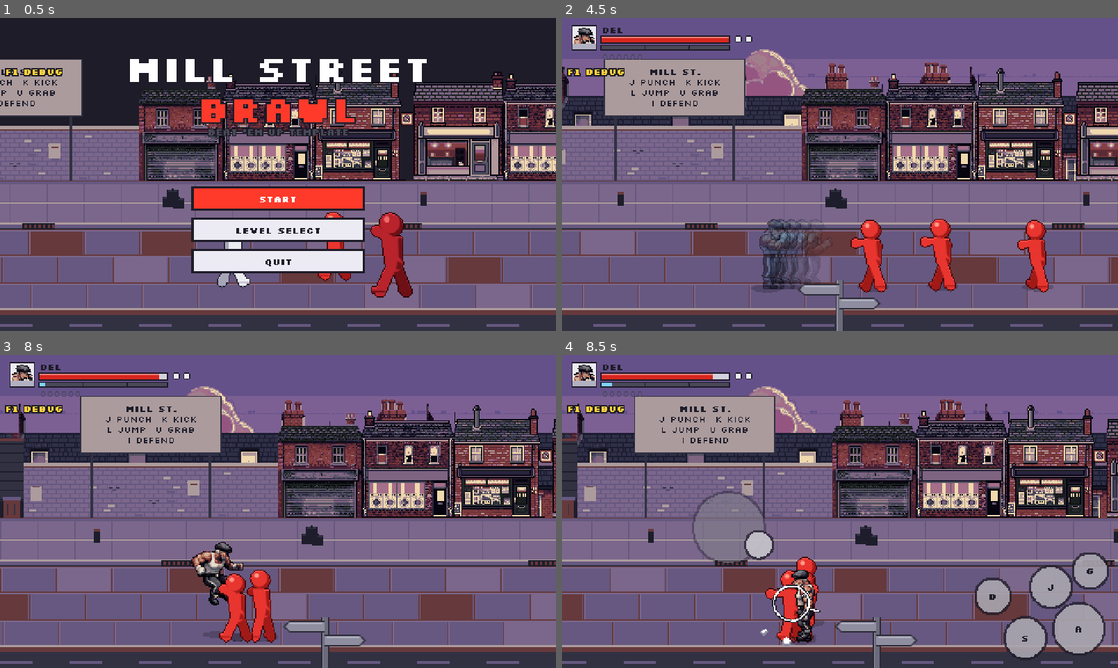
Above: before the commit, frames 1-4 (two rows, left to right).
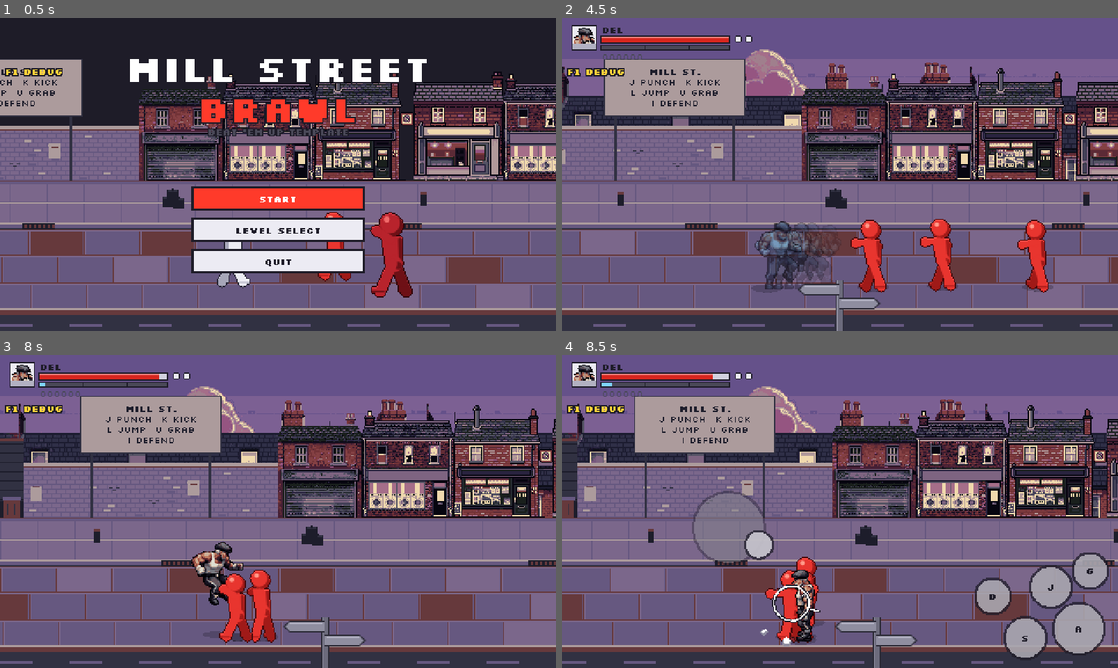
Above: after the commit, the same moments.

Repository: Ulisses85/mill_street
Game: Godot game, scene res://scenes/ui/main_menu.tscn
The game is run twice, just before and just after one commit, with the same random seed, the same clock (stepped at 60 frames per second) and the same inputs.
Inputs (mouse positions are in pixels of both pictures, inside the frame that each line leads up to):
- Up to frame 1 (0.5 s): no input
- Up to frame 2 (4.5 s): click "START" at 0.5 s; tap Enter (ui_accept) at 1.25 s; move the mouse to (962, 158) at 1.27 s; hold D (move_right) 1.28-2 s; hold K (kick) 1.28-2 s; tap U (grab) at 1.35 s; click (962, 158) at 1.42 s; tap L (jump) at 1.52 s; drag from (728, 190) to (812, 237) at 2.02 s; move the mouse to (895, 105) at 2.77 s; hold D (move_right) 2.78-3.5 s; tap J (punch) at 2.85 s; tap T (taunt) at 3.05 s; drag from (812, 237) to (673, 127) at 3.52 s; move the mouse to (1006, 221) at 4.27 s; hold A (move_left) from 4.28 s (still down); hold I (defend) from 4.28 s (still down)
- Up to frame 3 (8 s): tap L (jump) at 4.52, 7.52 s; tap K (kick) at 4.55 s; release A (move_left) at 5 s; release I (defend) at 5 s; drag from (111, 464) to (194, 433) at 5.02 s; move the mouse to (305, 511) at 5.77 s; hold S (move_down) 5.78-6.5 s; hold K (kick) 5.78-6.5 s; click (305, 511) at 5.92 s; tap T (taunt) at 6.05, 7.35 s; drag from (194, 433) to (166, 527) at 6.52 s; move the mouse to (400, 495) at 7.27 s; hold W (move_up) from 7.28 s (still down); hold K (kick) from 7.28 s (still down)
- Up to frame 4 (8.5 s): release W (move_up) at 8 s; release K (kick) at 8 s; drag from (728, 527) to (812, 574) at 8.02 s

Frame 1 is identical in both runs. In frame 2, 1.4% of the frame differs, in the area x 3-50%, y 5-87%; in frame 3, less than 0.1%; in frame 4, less than 0.1%.

Commit message:
Del: brawler moves - special, dodge, dash attack, slam, taunt, run
PixelLab animations from his guard pose (idle frame 7) as the start
frame, 12 generations. Combat 2.0's player.gd and make_player.py
already use these names when a sheet has them:
- special: turns to face the viewer, then a full-extension strike
  (frames 1-8, hits 0.25-0.40 s)
- dodge: a quick hop, frames 2-5 (12 ticks; the dodge lasts 13). The
  game moves him back and adds afterimages.
- dash_attack: low shoulder lean (frames 1-8, hits 0.10-0.25 s)
- slam: reach, grab, yank in (frames 1-6). Frames 7-8 were a forward
  punch, not a throw, so they're dropped; the game throws the enemy
  behind him.
- taunt: a "come on" flick of the lead hand, 40 ticks
- run: a stronger forward lean than raw/run_guard (kept for reference)

Also carries over the unmerged hero/del-moves commit (lead jab, jump,
knockdown/getup, overhead swing, align: canvas).

tests/feel.tscn shows run, dash attack, special, dodge and taunt in
game. Its 4-hit combo never gets past punch_1 (the same on main), so
the over-the-shoulder slam isn't reached there.

Co-Authored-By: Claude Opus 5.5 <noreply@anthropic.com>

Diff:
--- a/art/characters/del/character.json
+++ b/art/characters/del/character.json
@@ -135,7 +135,7 @@
       "source": "raw/run_loop",
       "fps": 14,
       "loop": true,
-      "note": "raw/run_guard frames 1-8 (guard start frame)"
+      "note": "raw/run_lean frames 1-8: stronger forward lean than raw/run_guard (kept for reference)"
     },
     "jump": {
       "source": "raw/jump_air",
@@ -172,6 +172,45 @@
         3
       ],
       "note": "raw/swing_overhead frames 4,5,6,6,7,8: downswing lands at 0.10 s to fit bat/pipe hit windows (0.10-0.17 s)"
+    },
+    "special": {
+      "source": "raw/special_slot",
+      "fps": 18,
+      "active": [
+        5,
+        7
+      ],
+      "note": "raw/special frames 1-8: turns to face the viewer, then a full-extension strike forward"
+    },
+    "dodge": {
+      "source": "raw/dodge_slot",
+      "fps": 20,
+      "loop": false,
+      "note": "raw/dodge frames 2-5 (12 ticks; the dodge lasts 13). The game moves him back and adds afterimages"
+    },
+    "dash_attack": {
+      "source": "raw/dash_slot",
+      "fps": 20,
+      "active": [
+        2,
+        4
+      ],
+      "note": "raw/dash_attack frames 1-8: low shoulder lean, straightens up"
+    },
+    "slam": {
+      "source": "raw/slam_slot",
+      "fps": 16,
+      "active": [
+        4,
+        5
+      ],
+      "note": "raw/slam frames 1-6: reach, grab, yank in. Frames 7-8 were a forward punch, not a throw, so they're dropped"
+    },
+    "taunt": {
+      "source": "raw/taunt_slot",
+      "fps": 12,
+      "loop": false,
+      "note": "raw/taunt frames 1-8 (40 ticks)"
     }
   }
 }
--- a/art/characters/del/import_report.json
+++ b/art/characters/del/import_report.json
@@ -26,7 +26,12 @@
   "pickup",
   "walk",
   "punch",
-  "block"
+  "block",
+  "special",
+  "dodge",
+  "dash_attack",
+  "slam",
+  "taunt"
  ],
  "synthesized": [
   "jump_punch: held active frame of punch",
@@ -51,6 +56,9 @@
   "kick_2": 0.35,
   "swing": 0.3,
   "toss": 0.35,
-  "punch": 0.35
+  "punch": 0.35,
+  "special": 0.4,
+  "dash_attack": 0.4,
+  "slam": 0.4
  }
 }
--- a/assets/characters/del/sheet.json
+++ b/assets/characters/del/sheet.json
@@ -46,36 +46,36 @@
    "loop": true,
    "hand": [
     [
-     25,
-     -44
-    ],
-    [
-     23,
-     -43
+     26,
+     -44
     ],
     [
      21,
-     -42
-    ],
-    [
-     17,
+     -40
+    ],
+    [
+     21,
+     -38
+    ],
+    [
+     22,
+     -39
+    ],
+    [
+     18,
+     -39
+    ],
+    [
+     12,
+     -42
+    ],
+    [
+     12,
      -44
     ],
     [
      13,
-     -44
-    ],
-    [
-     13,
-     -42
-    ],
-    [
-     16,
-     -42
-    ],
-    [
-     17,
-     -42
+     -41
     ]
    ],
    "weapon_angle": [
@@ -860,6 +860,238 @@
     -1.1,
     -1.1
    ]
+  },
+  "special": {
+   "row": 26,
+   "frames": 8,
+   "ticks_per_frame": 3,
+   "loop": false,
+   "hand": [
+    [
+     23,
+     -44
+    ],
+    [
+     23,
+     -43
+    ],
+    [
+     23,
+     -39
+    ],
+    [
+     23,
+     -34
+    ],
+    [
+     24,
+     -32
+    ],
+    [
+     39,
+     -42
+    ],
+    [
+     39,
+     -42
+    ],
+    [
+     39,
+     -42
+    ]
+   ],
+   "weapon_angle": [
+    -1.1,
+    -1.1,
+    -1.1,
+    -1.1,
+    -1.1,
+    -1.1,
+    -1.1,
+    -1.1
+   ],
+   "active_frames": [
+    5,
+    7
+   ]
+  },
+  "dodge": {
+   "row": 27,
+   "frames": 4,
+   "ticks_per_frame": 3,
+   "loop": false,
+   "hand": [
+    [
+     23,
+     -40
+    ],
+    [
+     28,
+     -32
+    ],
+    [
+     23,
+     -28
+    ],
+    [
+     24,
+     -34
+    ]
+   ],
+   "weapon_angle": [
+    -1.1,
+    -1.1,
+    -1.1,
+    -1.1
+   ]
+  },
+  "dash_attack": {
+   "row": 28,
+   "frames": 8,
+   "ticks_per_frame": 3,
+   "loop": false,
+   "hand": [
+    [
+     22,
+     -45
+    ],
+    [
+     23,
+     -44
+    ],
+    [
+     24,
+     -44
+    ],
+    [
+     24,
+     -44
+    ],
+    [
+     25,
+     -45
+    ],
+    [
+     23,
+     -44
+    ],
+    [
+     20,
+     -31
+    ],
+    [
+     21,
+     -35
+    ]
+   ],
+   "weapon_angle": [
+    -1.1,
+    -1.1,
+    -1.1,
+    -1.1,
+    -1.1,
+    -1.1,
+    -1.1,
+    -1.1
+   ],
+   "active_frames": [
+    2,
+    4
+   ]
+  },
+  "slam": {
+   "row": 29,
+   "frames": 6,
+   "ticks_per_frame": 4,
+   "loop": false,
+   "hand": [
+    [
+     28,
+     -42
+    ],
+    [
+     30,
+     -35
+    ],
+    [
+     26,
+     -30
+    ],
+    [
+     23,
+     -27
+    ],
+    [
+     17,
+     -38
+    ],
+    [
+     17,
+     -40
+    ]
+   ],
+   "weapon_angle": [
+    -2.5,
+    -2.5,
+    -2.5,
+    -2.5,
+    0.05,
+    0.05
+   ],
+   "active_frames": [
+    4,
+    5
+   ]
+  },
+  "taunt": {
+   "row": 30,
+   "frames": 8,
+   "ticks_per_frame": 5,
+   "loop": false,
+   "hand": [
+    [
+     29,
+     -44
+    ],
+    [
+     31,
+     -41
+    ],
+    [
+     31,
+     -41
+    ],
+    [
+     31,
+     -42
+    ],
+    [
+     33,
+     -38
+    ],
+    [
+     32,
+     -34
+    ],
+    [
+     23,
+     -36
+    ],
+    [
+     21,
+     -37
+    ]
+   ],
+   "weapon_angle": [
+    -1.1,
+    -1.1,
+    -1.1,
+    -1.1,
+    -1.1,
+    -1.1,
+    -1.1,
+    -1.1
+   ]
   }
  },
  "source": "tools/art/import_character.py"
--- a/resources/attacks/del_dash.tres
+++ b/resources/attacks/del_dash.tres
@@ -5,7 +5,7 @@
 [resource]
 script = ExtResource("1")
 attack_name = "Dash Attack"
-animation = &"kick_2"
+animation = &"dash_attack"
 damage = 10
 knockdown = true
 bowls = true
@@ -14,6 +14,6 @@
 forward_step = 170.0
 hitstop_frames = 3
 screen_shake = 5.0
-duration = 0.35
-active_from = 0.15
-active_to = 0.3
+duration = 0.4
+active_from = 0.1
+active_to = 0.25
--- a/resources/attacks/del_slam.tres
+++ b/resources/attacks/del_slam.tres
@@ -5,13 +5,13 @@
 [resource]
 script = ExtResource("1")
 attack_name = "Over-the-Shoulder"
-animation = &"punch_3"
+animation = &"slam"
 damage = 11
 knockdown = true
 throw_behind = true
 reach_to = 32.0
 hitstop_frames = 5
 screen_shake = 6.0
-duration = 0.3
-active_from = 0.15
-active_to = 0.25
+duration = 0.4
+active_from = 0.27
+active_to = 0.4
--- a/resources/attacks/del_special.tres
+++ b/resources/attacks/del_special.tres
@@ -5,7 +5,7 @@
 [resource]
 script = ExtResource("1")
 attack_name = "Special"
-animation = &"kick_2"
+animation = &"special"
 damage = 14
 knockdown = true
 hits_both_sides = true
@@ -17,6 +17,6 @@
 hitstop_frames = 4
 screen_shake = 6.0
 power_gain = 4.0
-duration = 0.35
-active_from = 0.15
-active_to = 0.3
+duration = 0.4
+active_from = 0.25
+active_to = 0.4
Binary file changed: art/characters/del/preview/block.gif
Binary file changed: art/characters/del/preview/carry.gif
Binary file changed: art/characters/del/preview/carry_idle.gif
Binary file changed: art/characters/del/preview/contact.png
Binary file added: art/characters/del/preview/dash_attack.gif
Binary file changed: art/characters/del/preview/defend.gif
Binary file added: art/characters/del/preview/dodge.gif
Binary file changed: art/characters/del/preview/down.gif
Binary file changed: art/characters/del/preview/getup.gif
Binary file changed: art/characters/del/preview/grab.gif
Binary file changed: art/characters/del/preview/grab_knee.gif
Binary file changed: art/characters/del/preview/hurt.gif
(and 116 more such lines)
